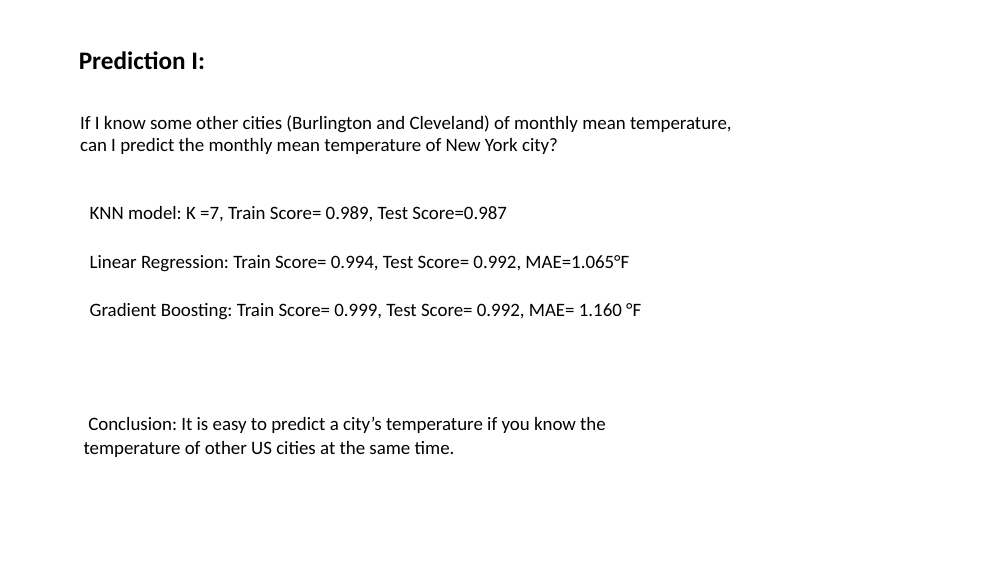
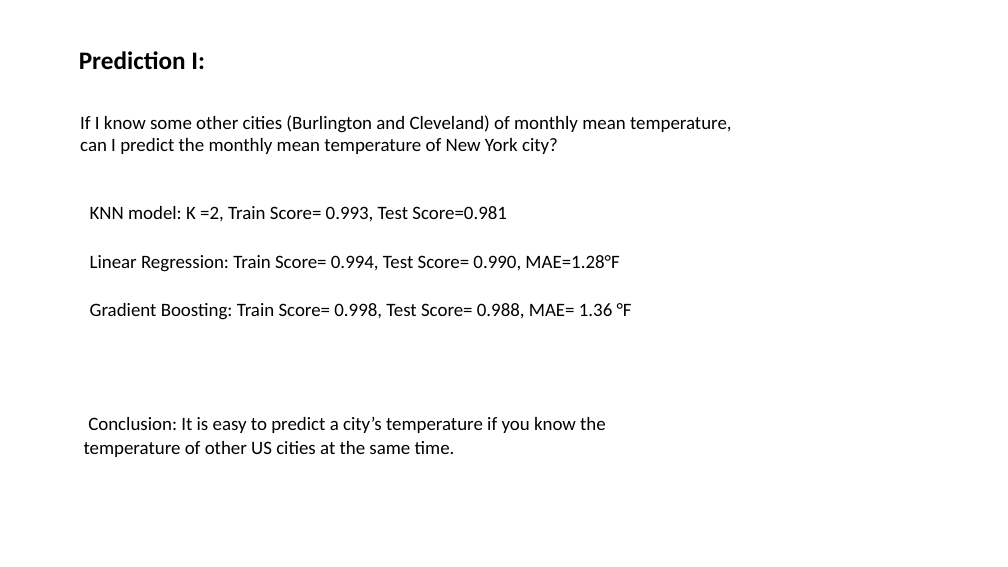
Before and after one commit to nshang88/Capstone-Projects, a slide deck: slide 14 of Capstone_Presentation_Climate.pptx (slide 13 before the commit). Drawn at 1008x567 pixels with LibreOffice and Linux fonts; fonts in the diff are those of the drawing. Boxes give left, top, right and bottom in pixels: in the first picture for what was removed or moved away, otherwise in the second. Text is boxed around its words. In the diff, an @@ line names an element or a change of style, - is before the commit and + after.

```diff
--- a/Capstone_Presentation_Climate.pptx
+++ b/Capstone_Presentation_Climate.pptx
@@ text at bbox=[90, 206, 632, 320]: text changed @@
-KNN model: K =7, Train Score= 0.989, Test Score=0.987
-Linear Regression: Train Score= 0.994, Test Score= 0.992, MAE=1.065°F
-Gradient Boosting: Train Score= 0.999, Test Score= 0.992, MAE= 1.160 °F
+KNN model: K =2, Train Score= 0.993, Test Score=0.981
+Linear Regression: Train Score= 0.994, Test Score= 0.990, MAE=1.28°F
+Gradient Boosting: Train Score= 0.998, Test Score= 0.988, MAE= 1.36 °F
```
Also in this commit, not shown: 6 other slides changed, 1 slide added.
